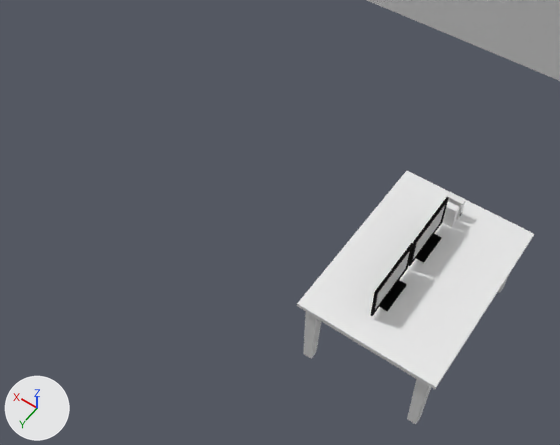
The Blender file public/odc/odc.blend: old version first, new version second.
Rendered twice from a camera (50 mm lens) standing at (-254.0, 307.7, 44.9) and looking at (-234.9, 280.9, 2.9). Every picture has the same lights, and +X, +Y and +Z are marked at lower left.

Objects in the first picture: 'computer-apple', 'computer-hw', 'monitor', 'monitor.001', 'table', '立方体'.
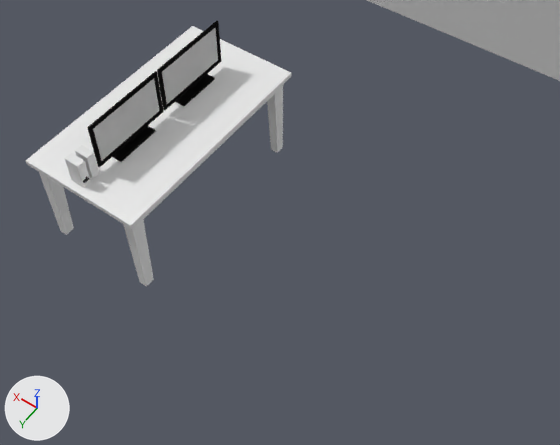
What differs and where, as boxes [x1, y1, x2, y2] in the pictures (560 x 445 px):
'table', moved, rescaled (12% wider)
    before: [297, 171, 534, 424]
    after: [26, 26, 292, 287]
'monitor.001', moved, rescaled, turned
    before: [408, 197, 449, 266]
    after: [87, 71, 163, 168]
'monitor', moved, rescaled, turned
    before: [371, 243, 413, 316]
    after: [157, 21, 221, 111]
'computer-apple', moved, rescaled
    before: [446, 192, 466, 220]
    after: [65, 153, 91, 188]
'computer-hw', moved, rescaled
    before: [441, 199, 459, 227]
    after: [75, 145, 100, 179]
'apple-logo', moved, rescaled (not visible before)
    after: [83, 176, 89, 183]

The change in detail:
Object 'table' (ob_table) moves from (-244.87, 279.6, -2.0) to (-223.87, 279.6, -2.0).
Object 'table' (ob_table) is rescaled from (-0.105, 0.163, 0.133) to (0.139, 0.163, 0.166).
Object 'monitor' (ob_monitor) moves from (-244.0, 278.5, 4.325) to (-244.6, 279.2, 4.325).
Object 'monitor' (ob_monitor) turns from (90, 0, 180) to (90, 0, 180) degrees about x, y and z.
Object 'monitor' (ob_monitor) is rescaled from (0.11, 0.11, 0.11) to (0.11, 0.126, 0.126).
Object 'monitor.001' (ob_monitor_001) moves from (-244.0, 283.0, 4.305) to (-244.6, 284.2, 4.325).
Object 'monitor.001' (ob_monitor_001) turns from (90, 0, 180) to (90, 0, 180) degrees about x, y and z.
Object 'monitor.001' (ob_monitor_001) is rescaled from (0.11, 0.11, 0.11) to (0.11, 0.126, 0.126).
Object 'computer-apple' (ob_computer_apple) moves from (-244.5, 284.7, 5.117) to (-244.4, 285.7, 5.117).
Object 'computer-hw' (ob_computer_hw) moves from (-244.4, 283.9, 5.104) to (-244.4, 285.0, 5.104).
